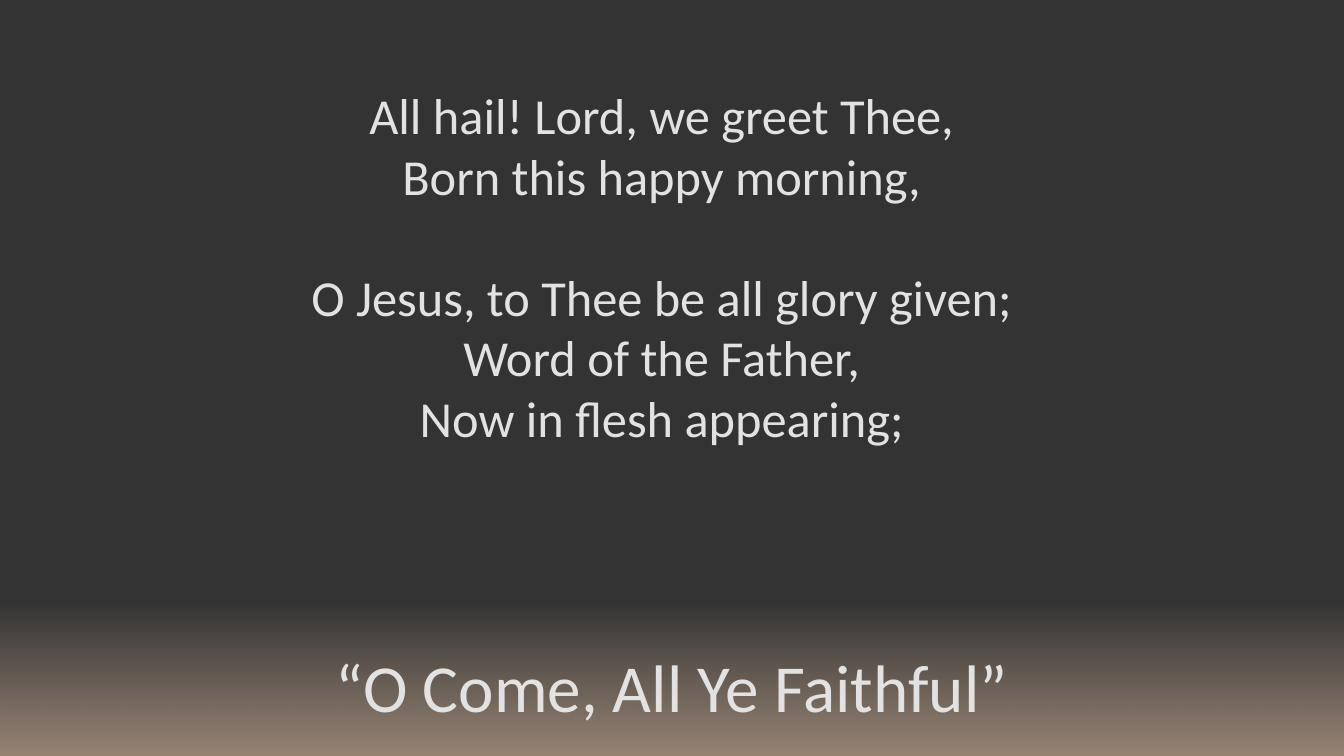
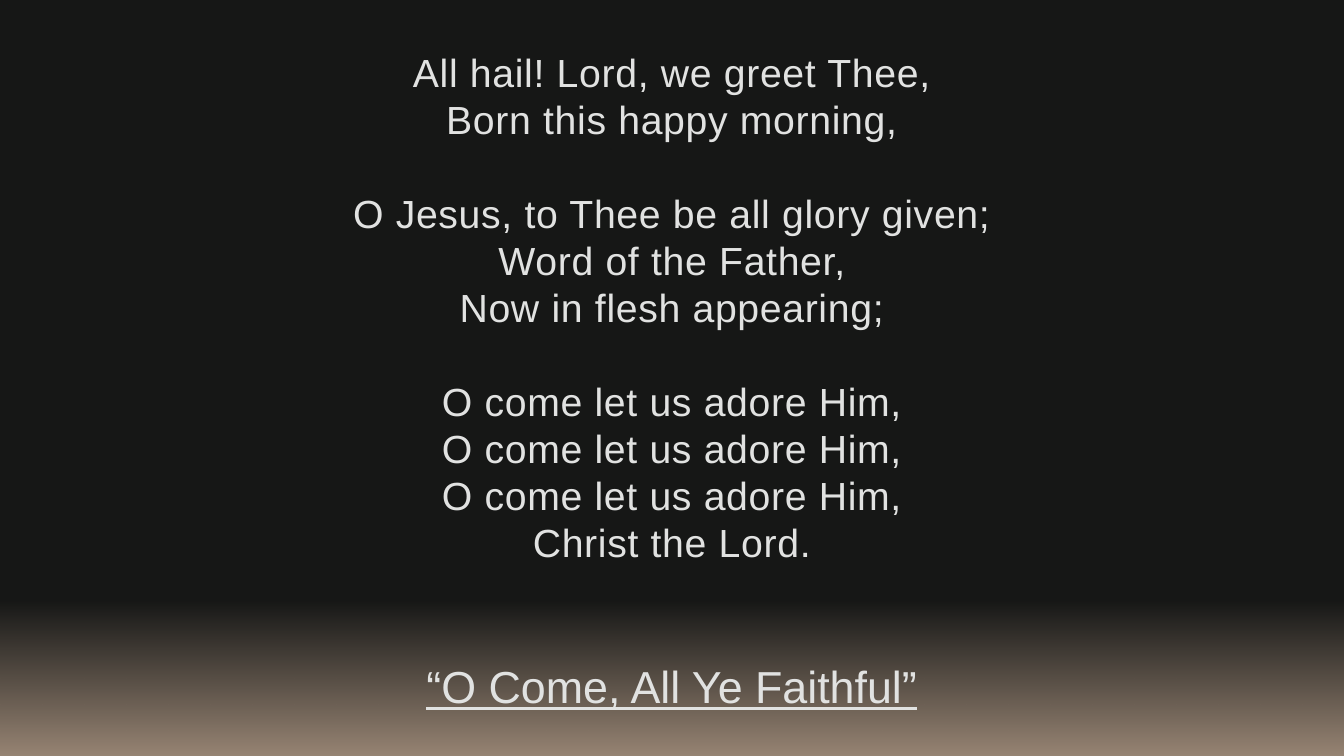
Before and after one commit to kevinmcmilian/ZarahemlaHymnPPTs, a slide deck: slide 3 of 165 - O Come All Ye Faithful.pptx (slide 5 before the commit). Drawn at 1344x756 pixels with LibreOffice and Linux fonts; fonts in the diff are those of the drawing. Boxes give left, top, right and bottom in pixels: in the first picture for what was removed or moved away, otherwise in the second. Text is boxed around its words. In the diff, an @@ line names an element or a change of style, - is before the commit and + after.

```diff
--- a/165 - O Come All Ye Faithful.pptx
+++ b/165 - O Come All Ye Faithful.pptx
@@ background #333333 to #161716 @@
@@ text "All hail! Lord, we greet ...": place and size @@
-text "All hail! Lord, we greet ..." at box(311, 99, 1011, 446)
+text "All hail! Lord, we greet ..." at box(353, 58, 990, 558)
@@ text at box(353, 58, 990, 330): size 36 to 28 pt, font Calibri to Arial, letter spacing 0 to 0.5 pt in "All hail! Lord, we greet Thee,", "Born this happy morning,", "O Jesus, to Thee be all glory ...", "Word of the Father," and 1 more places @@
@@ text at box(442, 387, 901, 558): paragraphs added @@
+O come let us adore Him,
+O come let us adore Him,
+O come let us adore Him,
+Christ the Lord.
@@ text "“O Come, All Ye Faithful”": place and size @@
-text "“O Come, All Ye Faithful”" at box(336, 664, 1007, 721)
+text "“O Come, All Ye Faithful”" at box(426, 670, 917, 710)
@@ text "“O Come, All Ye Faithful”" at box(426, 670, 917, 710): size 48 to 32 pt, font Calibri to Arial, underline on @@
```
Also in this commit, not shown: 2 other slides changed, 3 slides removed, 59 other files.
